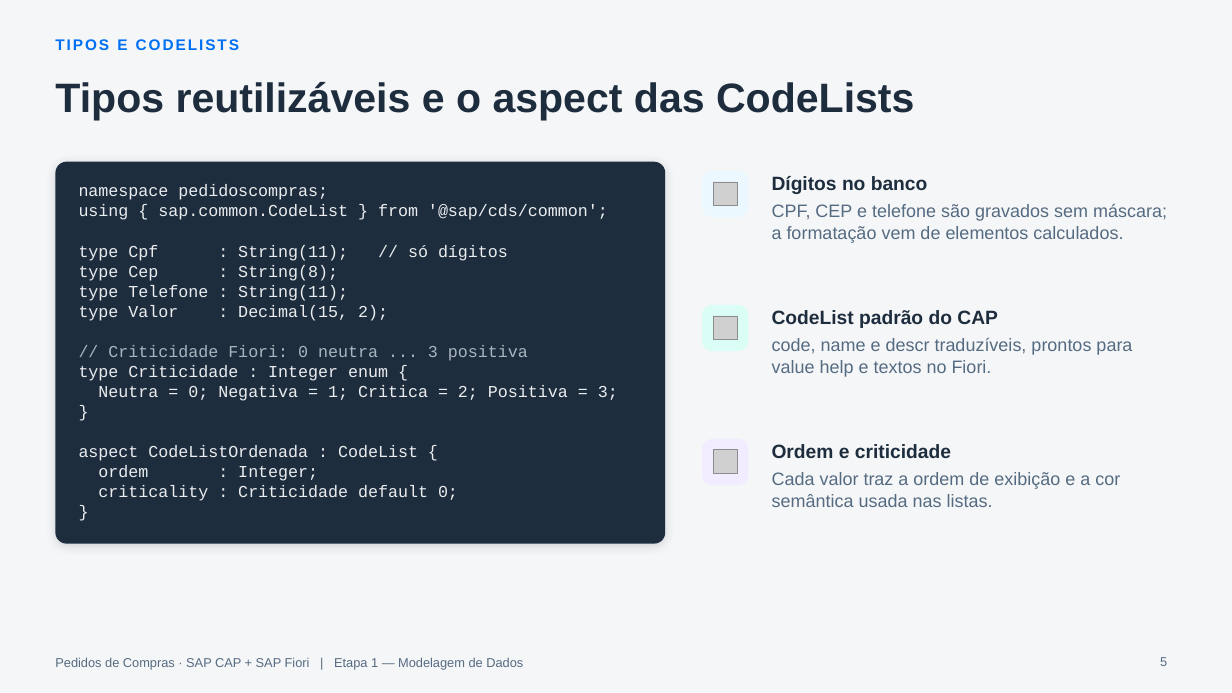
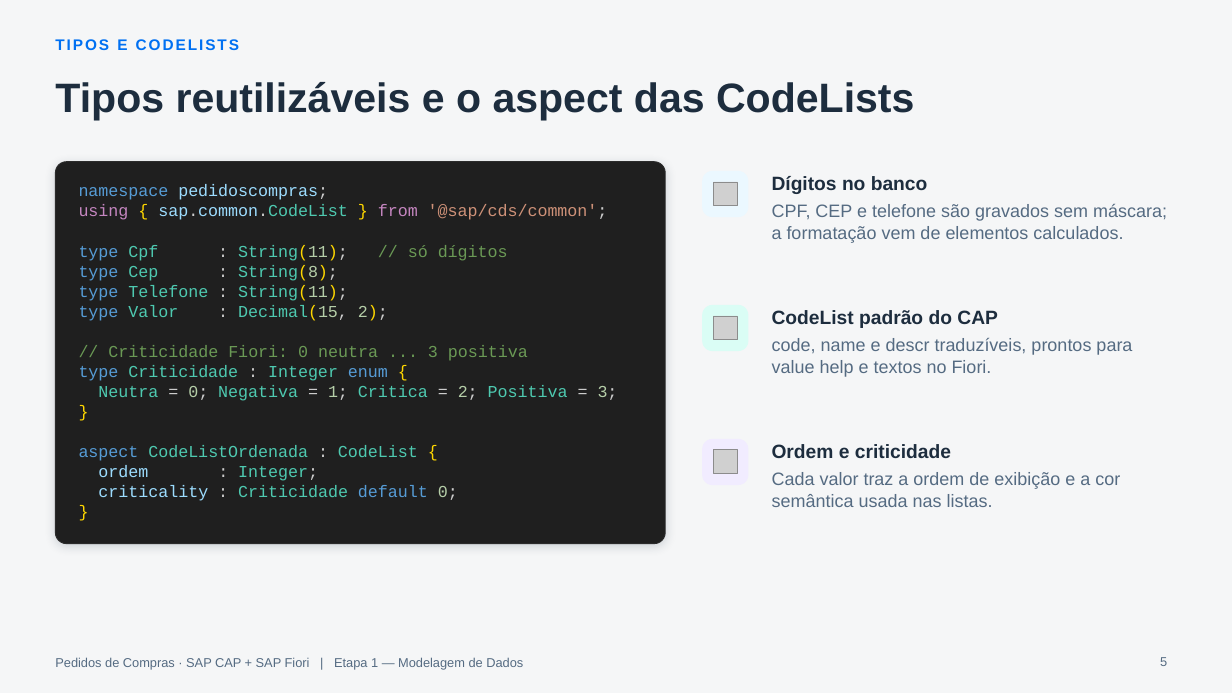
Before and after one commit to AdrianoBispo/sap-cap-nodejs-pedidos-de-compras-app, a slide deck: slide 5 of docs/apresentacoes/01-modelagem-de-dados.pptx. Drawn at 1232x693 pixels with LibreOffice and Linux fonts; fonts in the diff are those of the drawing; grey boxes stand for pictures. Boxes give left, top, right and bottom in pixels: in the first picture for what was removed or moved away, otherwise in the second. Text is boxed around its words. In the diff, an @@ line names an element or a change of style, - is before the commit and + after.

```diff
--- a/docs/apresentacoes/01-modelagem-de-dados.pptx
+++ b/docs/apresentacoes/01-modelagem-de-dados.pptx
@@ rounded rectangle at <box>55,162,665,543</box>: fill #1D2D3E to #1F1F1F; outline none to #2B2B2B 0.75 pt @@
@@ text "namespace pedidoscompras;" at <box>79,184,618,501</box>: text colour #EAECEE to #569CD6 in "namespace", "type", "type", "type" and 4 more places; text colour #EAECEE to #9CDCFE in "pedidoscompras;", "sap.common.CodeList", "ordem", "criticality"; text colour #EAECEE to #CCCCCC in "pedidoscompras;", "sap.common.CodeList '@sap/cds/common';", ": String(11);", ": String(8);" and 7 more places; text colour #EAECEE to #C586C0 in "using from"; text colour #EAECEE to #FFD700 in "{ }", "String(11);", "String(8);", "String(11);" and 5 more places; text colour #EAECEE to #4EC9B0 in "sap.common.CodeList", "Cpf String(11);", "Cep String(8);", "Telefone String(11);" and 6 more places; text colour #EAECEE to #CE9178 in "'@sap/cds/common';"; text colour #EAECEE to #B5CEA8 in "String(11);", "String(8);", "String(11);", "Decimal(15, 2);" and 2 more places; text colour #EAECEE to #6A9955 in "// só dígitos"; text colour #A9B4BE to #6A9955 in "// Criticidade Fiori: 0 neutra ... 3 ..." @@
```
Also in this commit, not shown: 6 other slides changed, 5 other files.
